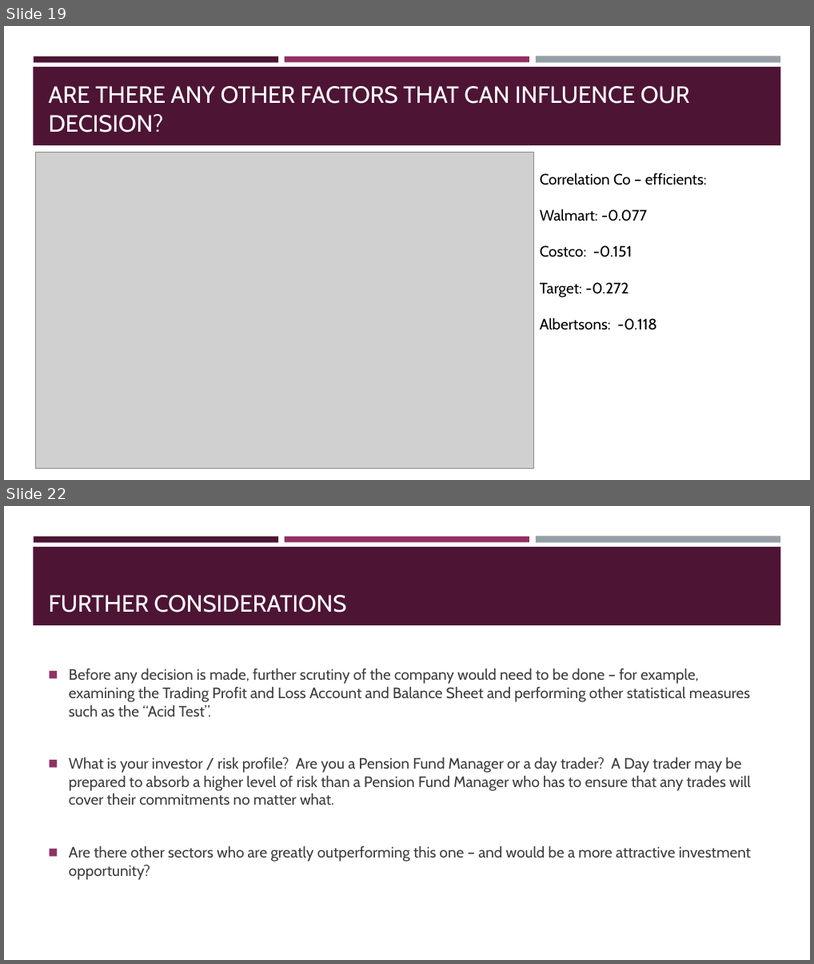
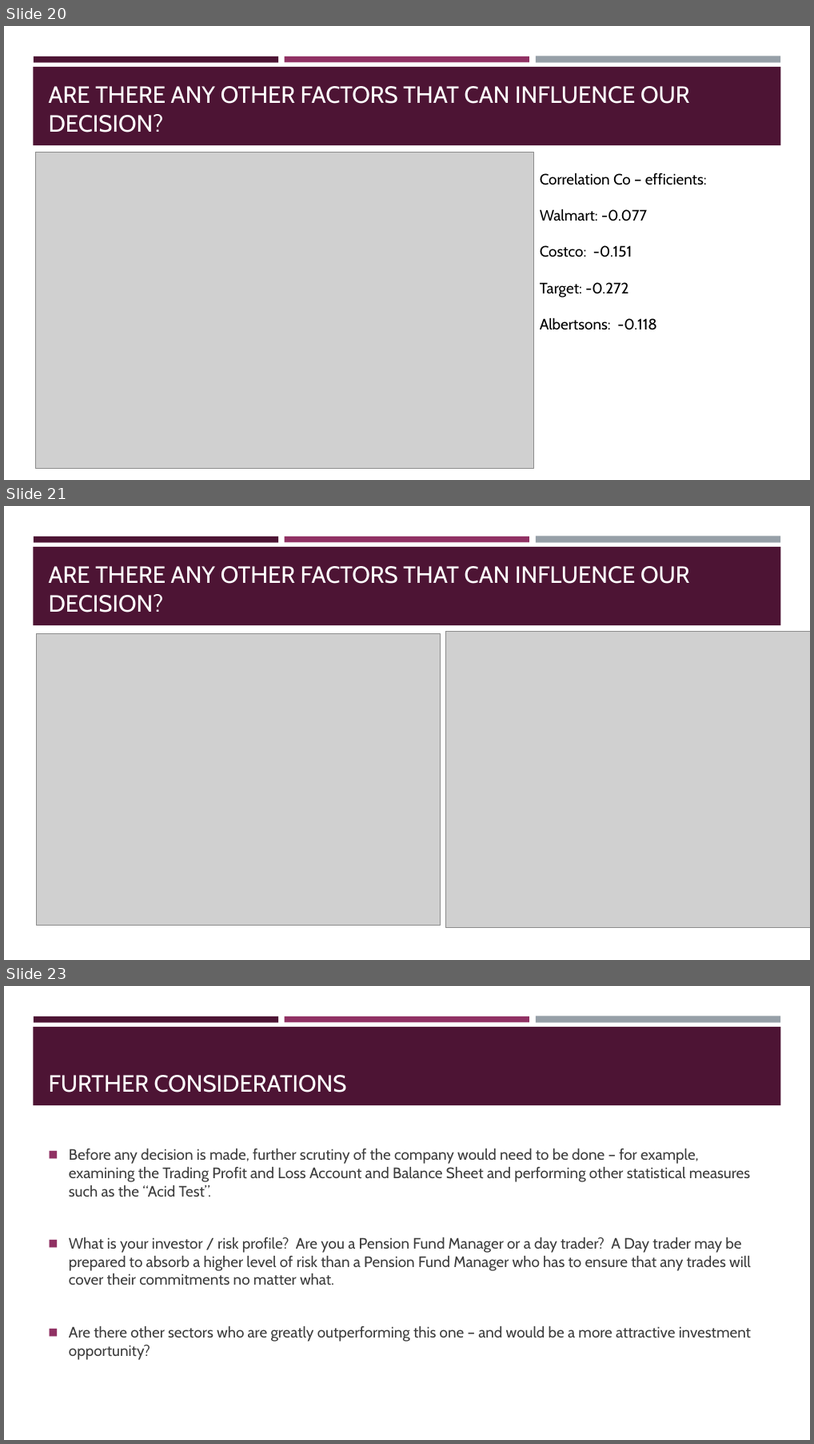
Before and after one commit to drchid1/Team-Project-Group-3---Finance-, a slide deck: presentation/Group 3 – FINANCIAL ANALYSIS.pptx. Shown one above the other, each under a label of ours: slides 19 and 22 before the commit, slides 20, 21 and 23 after it; the slides between them are not shown. The pictures are 814x964 and 814x1444 pixels, drawn with LibreOffice and Linux fonts; fonts in the diff are those of the drawing; grey boxes stand for pictures. Boxes give left, top, right and bottom in pixels: in the first picture for what was removed or moved away, otherwise in the second. Text is boxed around its words. In the diff, an @@ line names an element or a change of style, - is before the commit and + after.

```diff
--- a/presentation/Group 3 – FINANCIAL ANALYSIS.pptx
+++ b/presentation/Group 3 – FINANCIAL ANALYSIS.pptx
@@ slide 21 added at <box>4,506,810,960</box>, background #FFFFFF; not listed: 4 template elements that a slide beside it also shows @@
@@ title added at <box>49,566,690,612</box>, 28 pt, text #FFFFFF @@
+ARE THERE ANY OTHER FACTORS THAT CAN INFLUENCE OUR DECISION?
@@ picture added at <box>36,634,440,924</box> @@
@@ picture added at <box>446,632,810,928</box> @@
@@ what was slide 19 is now slide 20 @@
@@ what was slide 22 is now slide 23 @@
```
Also in this commit, not shown: 5 slides changed, 1 other slide added, 1 slide removed.
